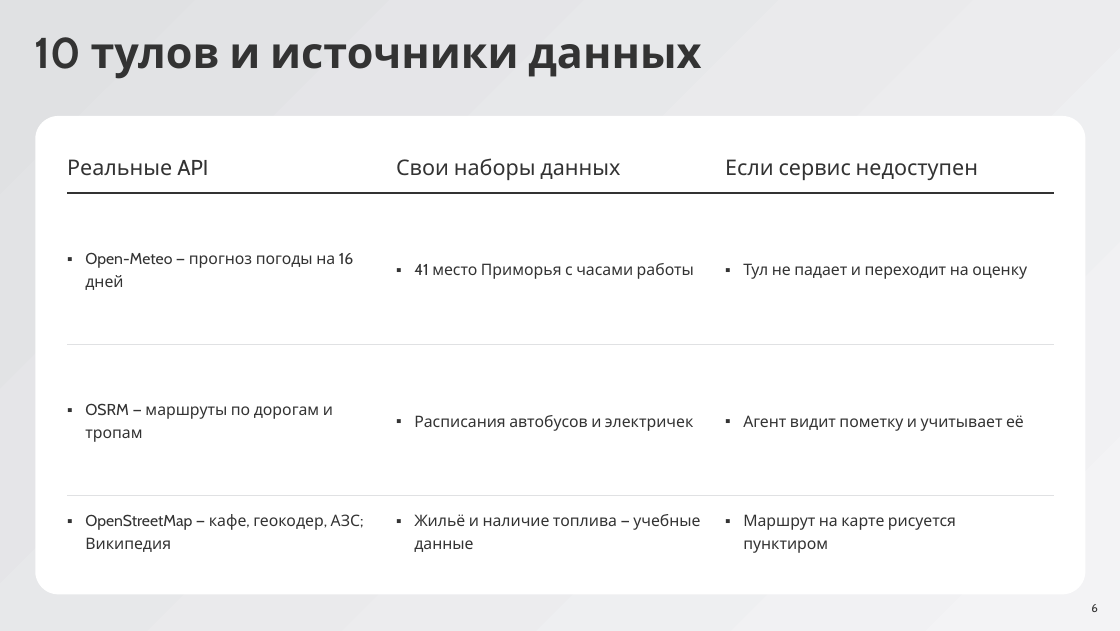
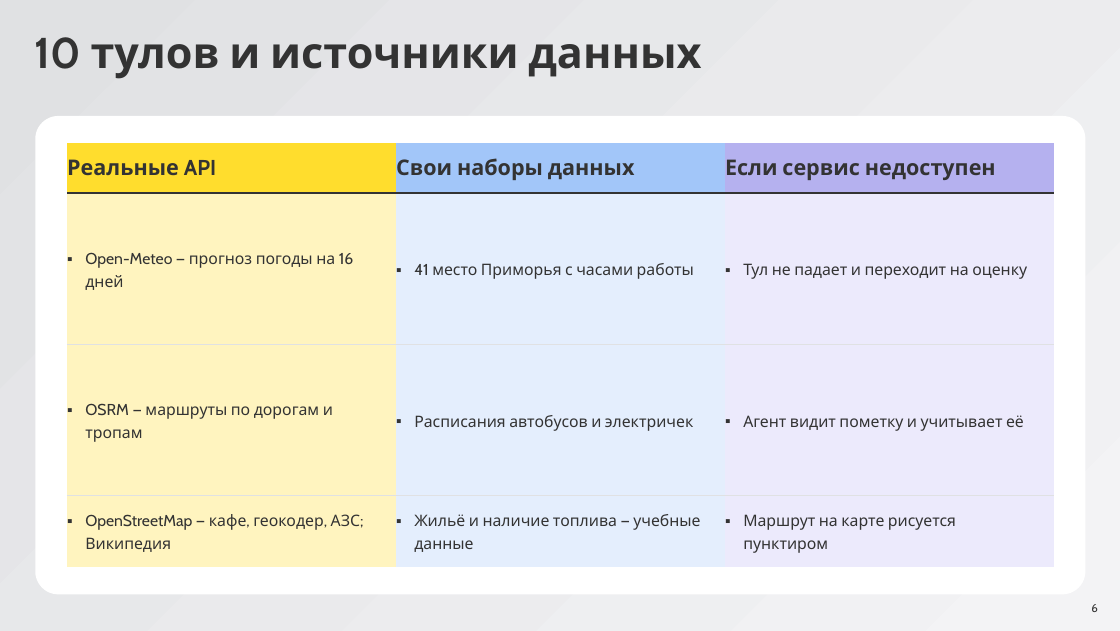
Before and after one commit to BessolitsinGleb/AI-ta, a slide deck: slide 6 of presentation/Amba_TBank.pptx. Drawn at 1120x631 pixels with LibreOffice and Linux fonts; fonts in the diff are those of the drawing. Boxes give left, top, right and bottom in pixels: in the first picture for what was removed or moved away, otherwise in the second. Text is boxed around its words. In the diff, an @@ line names an element or a change of style, - is before the commit and + after.

```diff
--- a/presentation/Amba_TBank.pptx
+++ b/presentation/Amba_TBank.pptx
@@ table at <box>67,143,1054,567</box> @@
@@ fill none to #FFDD2D in row 1, column 1 @@
@@ fill none to #A2C6F9 in row 1, column 2 @@
@@ fill none to #B5B1EF in row 1, column 3 @@
@@ fill none to #FFF4BF in 3 cells @@
@@ fill none to #E4EEFD in 3 cells @@
@@ fill none to #ECEAFC in 3 cells @@
@@ bold on in "Реальные API", "Свои наборы данных", "Если сервис недоступен" @@
```
Also in this commit, not shown: 5 other slides changed, 2 other files.
